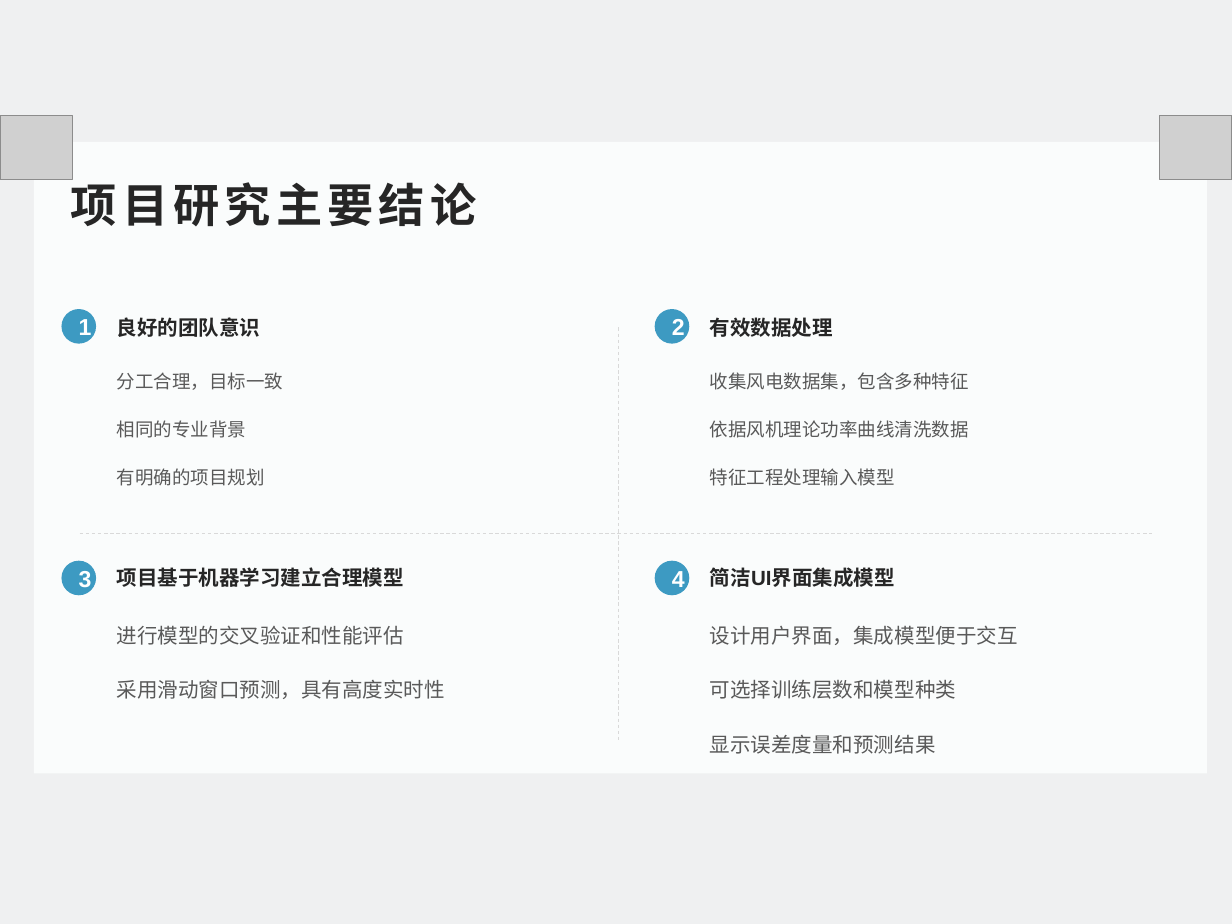
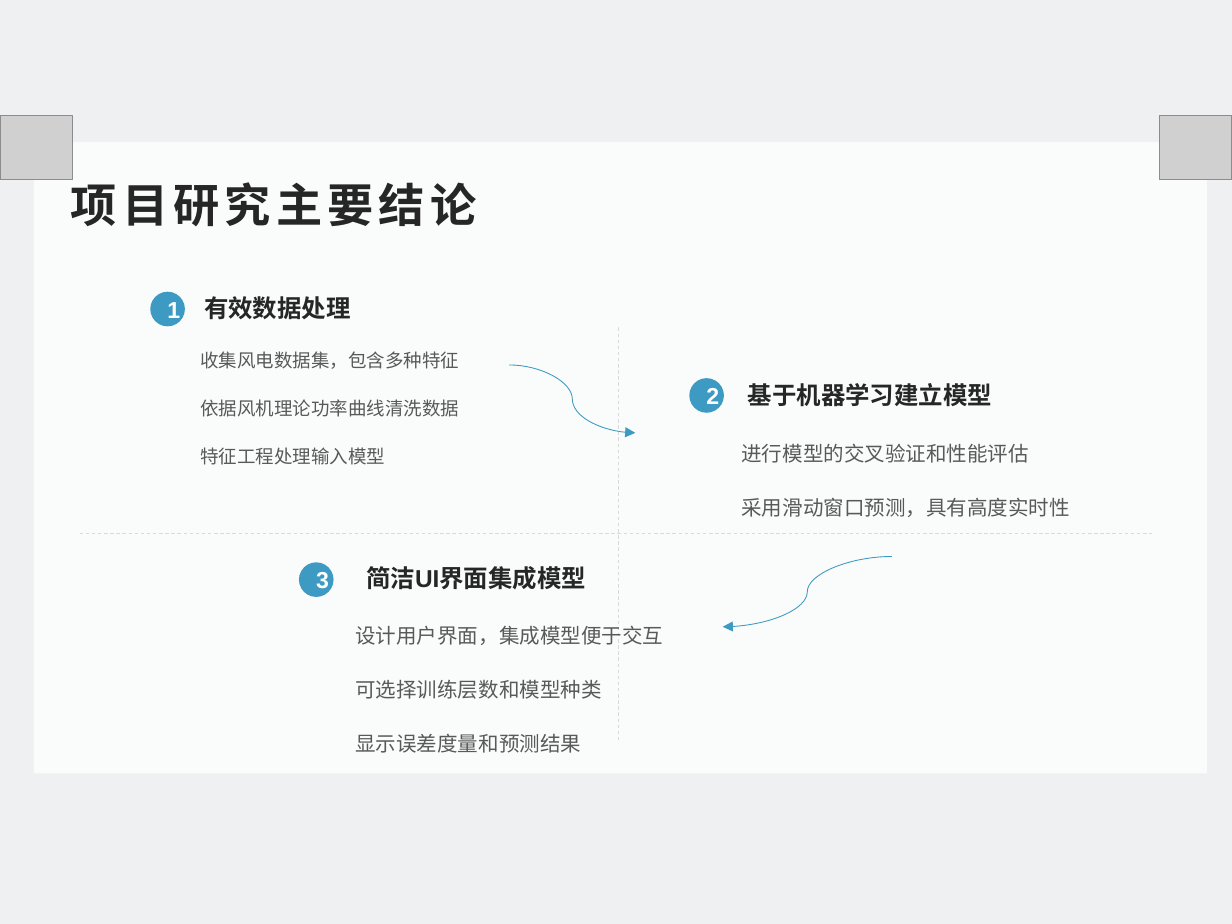
Before and after one commit to FlyBehindRussQ/Presentation, a slide deck: slide 18 of 结题.pptx. Drawn at 1232x924 pixels with LibreOffice and Linux fonts; fonts in the diff are those of the drawing; grey boxes stand for pictures. Boxes give left, top, right and bottom in pixels: in the first picture for what was removed or moved away, otherwise in the second. Text is boxed around its words. In the diff, an @@ line names an element or a change of style, - is before the commit and + after.

```diff
--- a/结题.pptx
+++ b/结题.pptx
@@ ellipse "1": place and size @@
-ellipse "1" at box(62, 309, 96, 344)
+ellipse "1" at box(150, 292, 185, 326)
@@ text "有效数据处理" at box(204, 296, 350, 319): size 12 to 14.2 pt; line spacing 1 to 0.9 @@
@@ text "有效数据处理": place and size @@
-text "有效数据处理" at box(710, 317, 833, 337)
+text "有效数据处理" at box(204, 296, 350, 319)
@@ text removed at box(117, 317, 261, 337) @@
-良好的团队意识
@@ text "收集风电数据集，包含多种特征": place and size @@
-text "收集风电数据集，包含多种特征" at box(710, 372, 969, 486)
+text "收集风电数据集，包含多种特征" at box(200, 351, 459, 465)
@@ text removed at box(117, 372, 283, 486) @@
-分工合理，目标一致
-相同的专业背景
-有明确的项目规划
@@ curved arrow added from (509, 365) to (636, 432), #3D9AC2 0.5 pt @@
@@ ellipse "2": place and size @@
-ellipse "2" at box(654, 309, 689, 344)
+ellipse "2" at box(690, 378, 724, 413)
@@ text at box(748, 383, 992, 407): text changed; size 12 to 14.2 pt @@
-项目基于机器学习建立合理模型
+基于机器学习建立模型
@@ text "进行模型的交叉验证和性能评估": place and size @@
-text "进行模型的交叉验证和性能评估" at box(117, 626, 445, 699)
+text "进行模型的交叉验证和性能评估" at box(741, 444, 1069, 517)
@@ ellipse "3": place and size @@
-ellipse "3" at box(62, 561, 96, 595)
+ellipse "3" at box(299, 562, 334, 596)
@@ text "简洁UI界面集成模型": place and size @@
-text "简洁UI界面集成模型" at box(710, 567, 895, 587)
+text "简洁UI界面集成模型" at box(366, 566, 586, 590)
@@ text "简洁UI界面集成模型" at box(366, 566, 586, 590): size 12 to 14.2 pt; line spacing 1 to 0.9 @@
@@ ellipse removed at box(654, 561, 689, 595) @@
-4
@@ curved arrow added from (892, 557) to (723, 627), #3D9AC2 0.5 pt @@
@@ text "设计用户界面，集成模型便于交互": place and size @@
-text "设计用户界面，集成模型便于交互" at box(710, 626, 1018, 754)
+text "设计用户界面，集成模型便于交互" at box(355, 626, 663, 753)
```
Also in this commit, not shown: 3 other slides changed, 3 other files.
